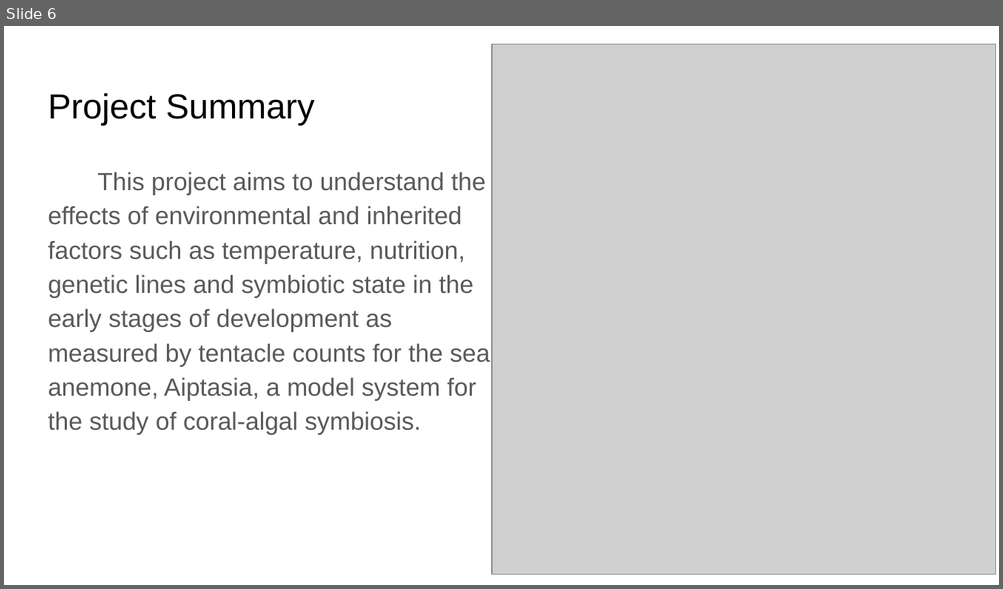
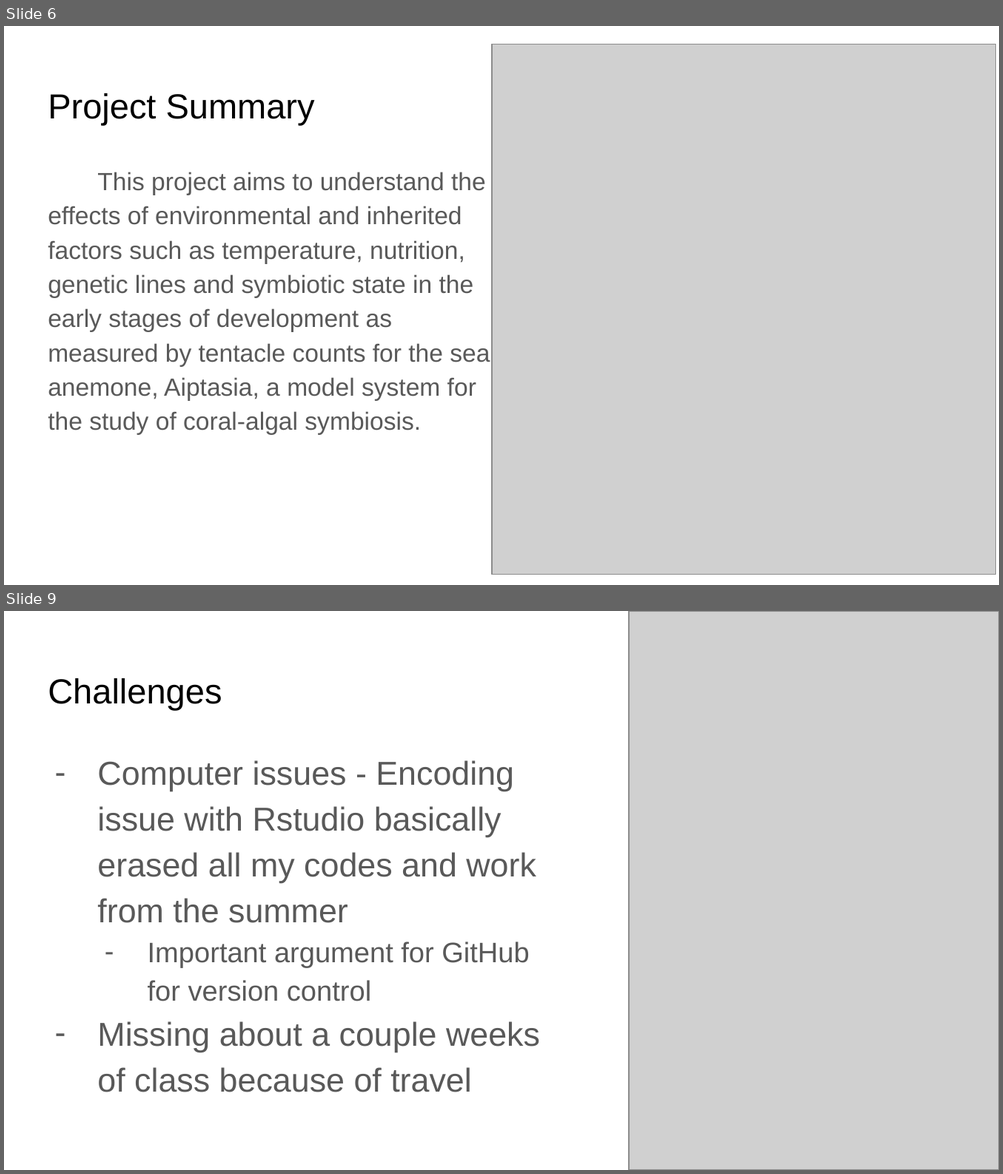
Before and after one commit to junbcai/heatinglacerate, a slide deck: Project Proposal for Analytical Workflow, Fall 2022.pptx. Shown one above the other, each under a label of ours: slide 6 before the commit, slides 6 and 9 after it; the slides between them are not shown. The pictures are 1003x589 and 1003x1174 pixels, drawn with LibreOffice and Linux fonts; fonts in the diff are those of the drawing; grey boxes stand for pictures. Boxes give left, top, right and bottom in pixels: in the first picture for what was removed or moved away, otherwise in the second. Text is boxed around its words. In the diff, an @@ line names an element or a change of style, - is before the commit and + after.

```diff
--- a/Project Proposal for Analytical Workflow, Fall 2022.pptx
+++ b/Project Proposal for Analytical Workflow, Fall 2022.pptx
@@ slide 9 added at <box>4,611,999,1170</box>, background #FFFFFF @@
@@ picture added at <box>629,611,999,1170</box> @@
@@ title added at <box>48,678,222,710</box>, 25.2 pt, text #000000 @@
+Challenges
@@ text added at <box>97,760,540,1093</box>, 24.1 pt, text #595959 @@
+– Computer issues - Encoding issue with Rstudio basically erased all my codes and work from the summer
+  – Important argument for GitHub for version control
+– Missing about a couple weeks of class because of travel
```
Also in this commit, not shown: 2 slides changed, 4 other slides added, 2 slides removed, 3 other files.
